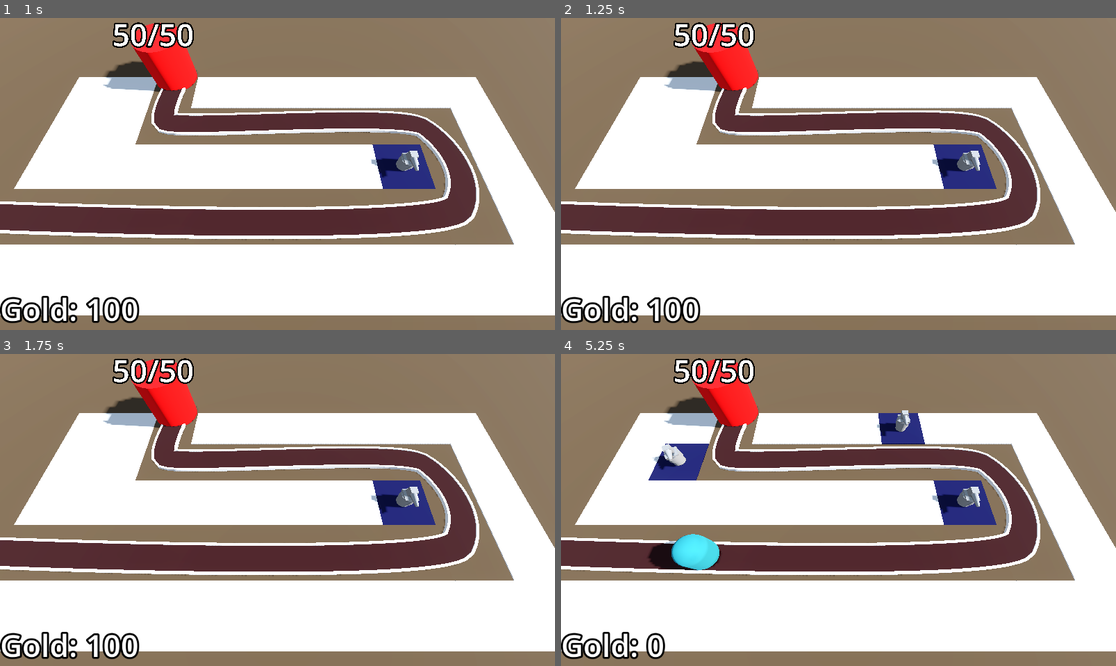
Above: before the commit, frames 1-4 (two rows, left to right).
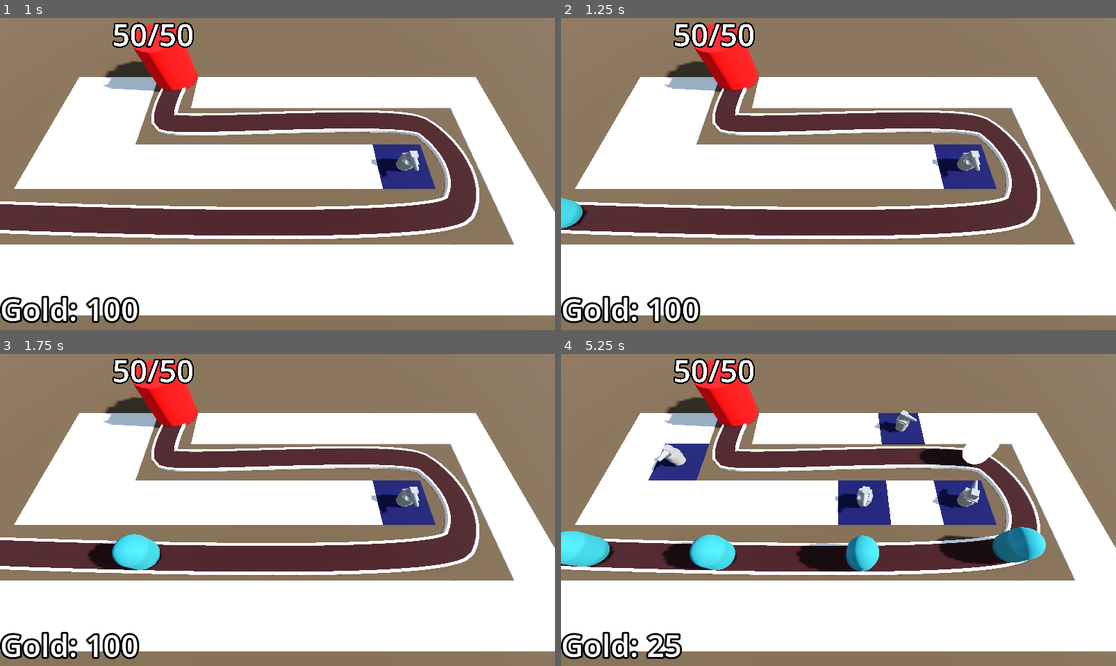
Above: after the commit, the same moments.

Repository: mje819/Barbarian-Blaster
Game: Godot game, scene res://base_level.tscn
The game is run twice, just before and just after one commit, with the same random seed, the same clock (stepped at 60 frames per second) and the same inputs.
Inputs (mouse positions are in pixels of both pictures, inside the frame that each line leads up to):
- Up to frame 1 (1 s): tap Enter at 0.5 s; move the mouse to (399, 158) at 0.52 s; click (399, 158) at 0.6 s
- Up to frame 2 (1.25 s): no input
- Up to frame 3 (1.75 s): move the mouse to (166, 525) at 1.27 s; click (166, 525) at 1.35 s
- Up to frame 4 (5.25 s): move the mouse to (894, 441) at 2.02 s; click (894, 441) at 2.1 s; move the mouse to (810, 572) at 2.77 s; click (810, 572) at 2.85 s; move the mouse to (1005, 556) at 3.52 s; click (1005, 556) at 3.6 s; move the mouse to (672, 463) at 4.27 s; click (672, 463) at 4.35 s; move the mouse to (866, 510) at 5.02 s; click (866, 510) at 5.1 s

Frame 1 is identical in both runs. In frame 2, 0.3% of the frame differs, in the area x 0-5%, y 57-68%; in frame 3, 1.1%; in frame 4, 7.6%, in the area x 0-88%, y 18-98%.

Commit message:
add game end

Diff:
--- a/Base/base.gd
+++ b/Base/base.gd
@@ -14,7 +14,8 @@
 
 		if health == 0:
 			await get_tree().create_timer(1).timeout
-			get_tree().reload_current_scene()
+			print("you lost")
+			#get_tree().reload_current_scene()
 
 func _ready() -> void:
 	#Engine.time_scale = 5
--- a/DifficultyManager/difficulty_manager.gd
+++ b/DifficultyManager/difficulty_manager.gd
@@ -1,4 +1,6 @@
 extends Node
+
+signal stop_spawning_enemies
 
 @export var game_length := 30.0
 @export var spawn_time_curve : Curve
@@ -7,6 +9,7 @@
 @onready var timer: Timer = $Timer
 
 func _ready() -> void:
+	Engine.time_scale = 3
 	timer.start(game_length)
 
 func _process(_delta: float) -> void:
@@ -20,3 +23,7 @@
 
 func get_enemy_health() -> float:
 	return enemy_health_curve.sample(game_progress_ratio())
+
+
+func _on_timer_timeout() -> void:
+	stop_spawning_enemies.emit()
--- a/DifficultyManager/difficulty_manager.tscn
+++ b/DifficultyManager/difficulty_manager.tscn
@@ -20,3 +20,5 @@
 [node name="Timer" type="Timer" parent="." unique_id=1205722147]
 one_shot = true
 autostart = true
+
+[connection signal="timeout" from="Timer" to="." method="_on_timer_timeout"]
--- a/Enemy/enemy_path.gd
+++ b/Enemy/enemy_path.gd
@@ -2,14 +2,27 @@
 
 @onready var timer: Timer = $Timer
 
+@export var victory_layer : CanvasLayer
 @export var enemy_scene : PackedScene
 @export var difficulty_manager : Node
+
 func spawn_enemy() -> void:
 	var new_enemy = enemy_scene.instantiate()
 	new_enemy.max_health = difficulty_manager.get_enemy_health()
 	add_child(new_enemy)
+	new_enemy.tree_exited.connect(enemy_defeated)
 	timer.wait_time = difficulty_manager.get_spawn_time()
-	print(new_enemy.max_health)
+
+func enemy_defeated() -> void:
+	if timer.is_stopped():
+		for child in get_children():
+			if child is Enemy:
+				return
+		victory_layer.visible = true
+
 
 func _on_timer_timeout() -> void:
 	spawn_enemy()
+
+func _on_difficulty_manager_stop_spawning_enemies() -> void:
+	timer.stop()
--- a/base_level.tscn
+++ b/base_level.tscn
@@ -45,26 +45,26 @@
 outline_size = 16
 outline_color = Color(0, 0, 0, 1)
 
-[node name="BaseLevel" type="Node3D"]
+[node name="BaseLevel" type="Node3D" unique_id=1472774406]
 
-[node name="WorldEnvironment" type="WorldEnvironment" parent="."]
+[node name="WorldEnvironment" type="WorldEnvironment" parent="." unique_id=159607697]
 environment = SubResource("Environment_5vx1e")
 
-[node name="DirectionalLight3D" type="DirectionalLight3D" parent="."]
+[node name="DirectionalLight3D" type="DirectionalLight3D" parent="." unique_id=1387618774]
 transform = Transform3D(0.06975651, -0.5403886, 0.8385191, 0, 0.84056664, 0.5417082, -0.9975641, -0.037787672, 0.058634993, 0, 0, 0)
 shadow_enabled = true
 
-[node name="CSGBox3D" type="CSGBox3D" parent="."]
+[node name="CSGBox3D" type="CSGBox3D" parent="." unique_id=945730897]
 transform = Transform3D(1, 0, 0, 0, 1, 0, 0, 0, 1, 0, -1, 0)
 size = Vector3(100, 2, 100)
 material = SubResource("StandardMaterial3D_5vx1e")
 
-[node name="RayPickerCamera" parent="." node_paths=PackedStringArray("gridmap", "turret_manager") instance=ExtResource("1_3o4py")]
+[node name="RayPickerCamera" parent="." unique_id=392307061 node_paths=PackedStringArray("gridmap", "turret_manager") instance=ExtResource("1_3o4py")]
 transform = Transform3D(1, 0, 0, 0, 0.42261824, 0.9063078, 0, -0.9063078, 0.42261824, 0, 14.5, 9.5)
 gridmap = NodePath("../GridMap")
 turret_manager = NodePath("../TurretManager")
 
-[node name="GridMap" type="GridMap" parent="."]
+[node name="GridMap" type="GridMap" parent="." unique_id=1690555636]
 mesh_library = ExtResource("1_bo3yr")
 cell_size = Vector3(4, 4, 4)
 cell_center_y = false
@@ -73,13 +73,14 @@
 }
 metadata/_editor_floor_ = Vector3(0, 0, 0)
 
-[node name="EnemyPath" type="Path3D" parent="." node_paths=PackedStringArray("difficulty_manager")]
+[node name="EnemyPath" type="Path3D" parent="." unique_id=2064834365 node_paths=PackedStringArray("victory_layer", "difficulty_manager")]
 curve = SubResource("Curve3D_bo3yr")
 script = ExtResource("3_2elnx")
+victory_layer = NodePath("../VictoryLayer")
 enemy_scene = ExtResource("2_5vx1e")
 difficulty_manager = NodePath("../DifficultyManager")
 
-[node name="Road" type="CSGPolygon3D" parent="EnemyPath"]
+[node name="Road" type="CSGPolygon3D" parent="EnemyPath" unique_id=1247607502]
 polygon = PackedVector2Array(-1, 0, -1, 0.2, 1, 0.2, 1, 0)
 mode = 2
 path_node = NodePath("..")
@@ -94,7 +95,7 @@
 path_joined = false
 material = SubResource("StandardMaterial3D_eesb3")
 
-[node name="RightEdge" type="CSGPolygon3D" parent="EnemyPath"]
+[node name="RightEdge" type="CSGPolygon3D" parent="EnemyPath" unique_id=536069582]
 polygon = PackedVector2Array(1.1, 0, 1.1, 0.25, 0.9, 0.25, 0.9, 0)
 mode = 2
 path_node = NodePath("..")
@@ -109,7 +110,7 @@
 path_joined = false
 material = SubResource("StandardMaterial3D_3o4py")
 
-[node name="LeftEdge" type="CSGPolygon3D" parent="EnemyPath"]
+[node name="LeftEdge" type="CSGPolygon3D" parent="EnemyPath" unique_id=2024284069]
 polygon = PackedVector2Array(-1.1, 0, -1.1, 0.25, -0.9, 0.25, -0.9, 0)
 mode = 2
 path_node = NodePath("..")
@@ -124,20 +125,20 @@
 path_joined = false
 material = SubResource("StandardMaterial3D_bo3yr")
 
-[node name="Timer" type="Timer" parent="EnemyPath"]
+[node name="Timer" type="Timer" parent="EnemyPath" unique_id=604502144]
 wait_time = 2.0
 autostart = true
 
-[node name="Base" parent="." instance=ExtResource("3_eesb3")]
+[node name="Base" parent="." unique_id=1371339218 instance=ExtResource("3_eesb3")]
 transform = Transform3D(1, 0, 0, 0, 1, 0, 0, 0, 1, -10.127884, 0, -7.9744897)
 max_health = 50
 
-[node name="TurretManager" type="Node3D" parent="." node_paths=PackedStringArray("enemy_path")]
+[node name="TurretManager" type="Node3D" parent="." unique_id=1120273696 node_paths=PackedStringArray("enemy_path")]
 script = ExtResource("5_ftfrf")
 turret = ExtResource("6_u2wky")
 enemy_path = NodePath("../EnemyPath")
 
-[node name="Bank" type="MarginContainer" parent="." groups=["Bank"]]
+[node name="Bank" type="MarginContainer" parent="." unique_id=1236456473 groups=["Bank"]]
 anchors_preset = 15
 anchor_right = 1.0
 anchor_bottom = 1.0
@@ -146,13 +147,25 @@
 mouse_filter = 2
 script = ExtResource("8_bkkah")
 
-[node name="Label" type="Label" parent="Bank"]
+[node name="Label" type="Label" parent="Bank" unique_id=979851149]
 layout_mode = 2
 size_flags_horizontal = 0
 size_flags_vertical = 8
 text = "Gold: 150"
 label_settings = SubResource("LabelSettings_2elnx")
 
-[node name="DifficultyManager" parent="." instance=ExtResource("9_xjg0i")]
+[node name="DifficultyManager" parent="." unique_id=803187370 instance=ExtResource("9_xjg0i")]
+
+[node name="VictoryLayer" type="CanvasLayer" parent="." unique_id=2083961580]
+visible = false
+
+[node name="ColorRect" type="ColorRect" parent="VictoryLayer" unique_id=630298303]
+anchors_preset = 15
+anchor_right = 1.0
+anchor_bottom = 1.0
+grow_horizontal = 2
+grow_vertical = 2
+color = Color(0, 0, 0, 0.39215687)
 
 [connection signal="timeout" from="EnemyPath/Timer" to="EnemyPath" method="_on_timer_timeout"]
+[connection signal="stop_spawning_enemies" from="DifficultyManager" to="EnemyPath" method="_on_difficulty_manager_stop_spawning_enemies"]
Not shown: 1 places in base_level.tscn that only renumber resources
